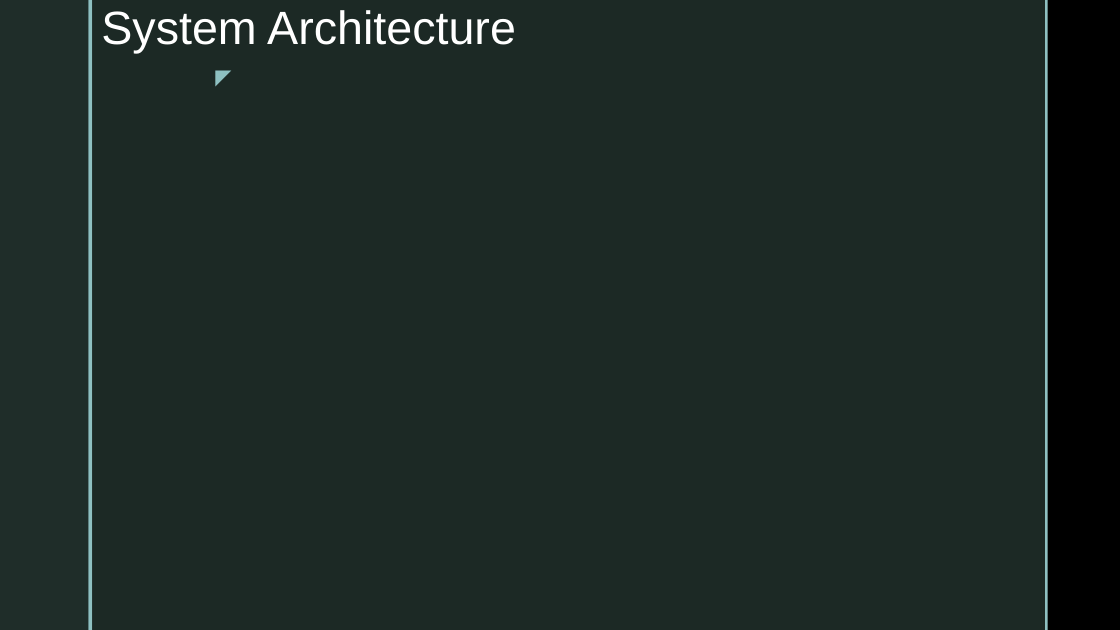
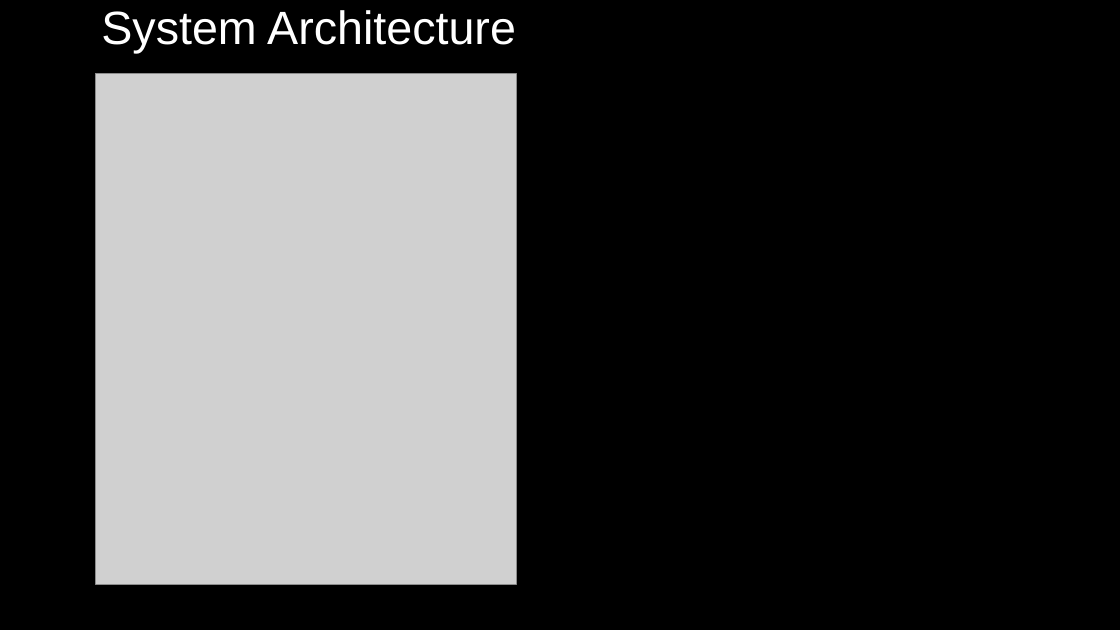
Before and after one commit to bshahar/Trading-system, a slide deck: slide 12 of docs/Version-0.pptx. Drawn at 1120x630 pixels with LibreOffice and Linux fonts; fonts in the diff are those of the drawing; grey boxes stand for pictures; background and template pictures are left out. Boxes give left, top, right and bottom in pixels: in the first picture for what was removed or moved away, otherwise in the second. Text is boxed around its words. In the diff, an @@ line names an element or a change of style, - is before the commit and + after.

Commit message:
add archi

```diff
--- a/docs/Version-0.pptx
+++ b/docs/Version-0.pptx
@@ rectangle removed at (0,0,88,630) @@
@@ rectangle removed at (88,0,92,630) @@
@@ rectangle removed at (92,0,1045,630) @@
@@ rectangle removed at (1045,0,1048,630) @@
@@ text removed at (202,59,239,92) @@
-◤
@@ picture added at (95,73,516,584) @@
```
Also in this commit, not shown: 1 other slide changed, 2 other files.
